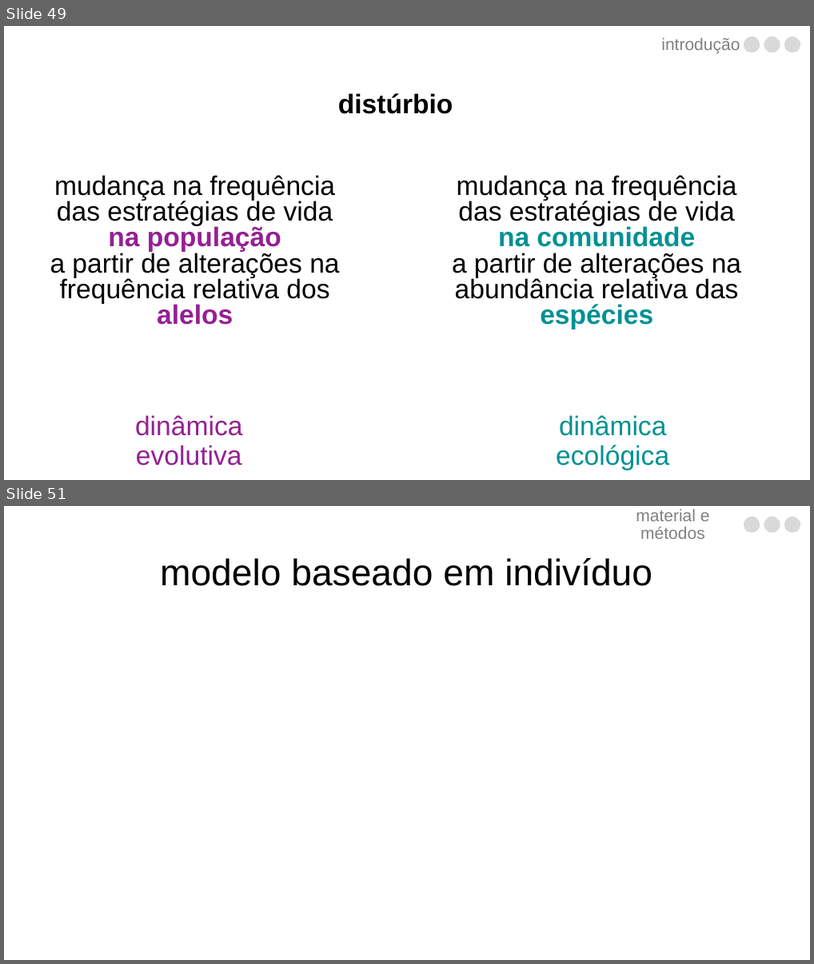
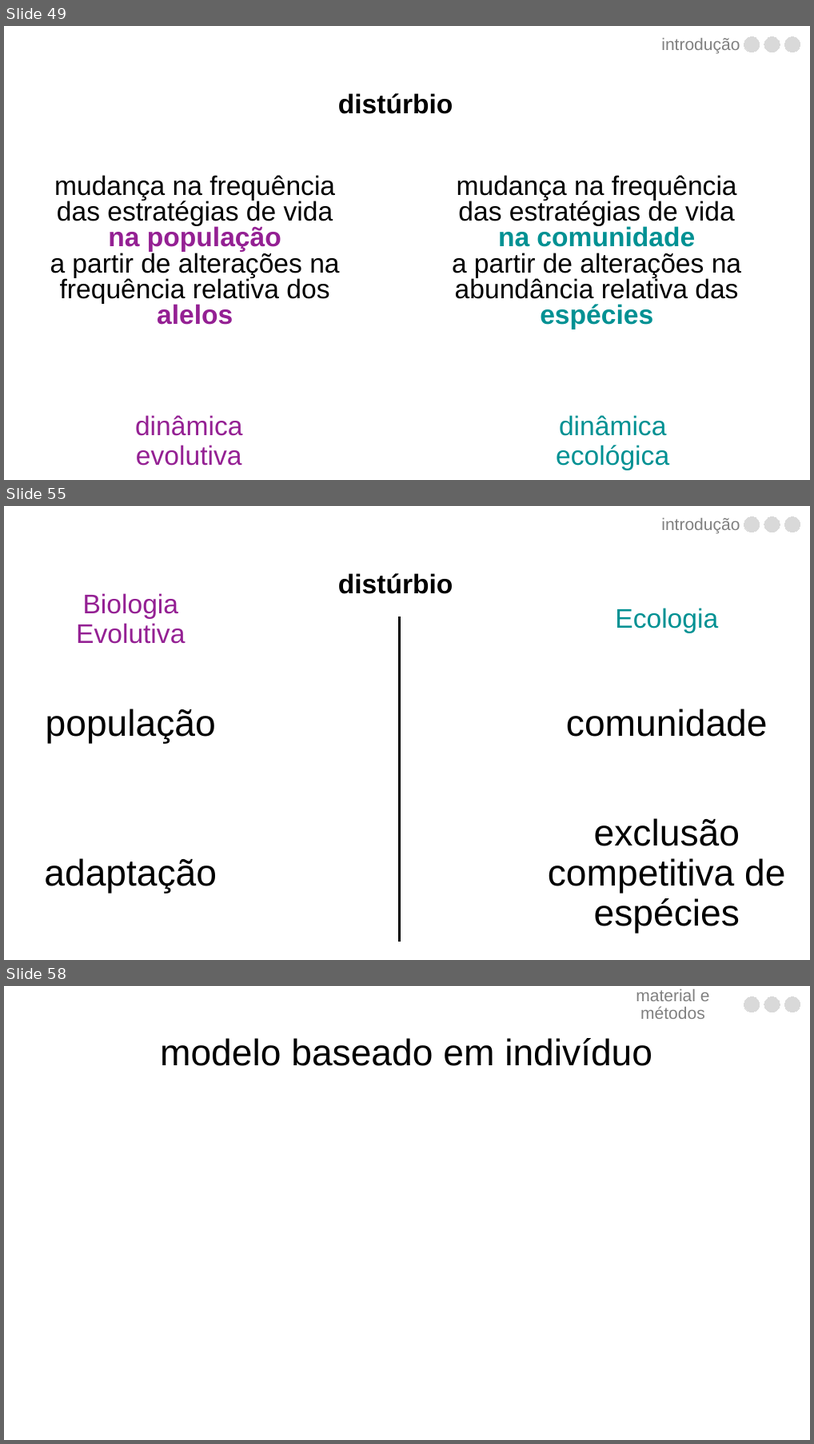
Before and after one commit to luisanovara/dissertacao, a slide deck: DEFESA.pptx. Shown one above the other, each under a label of ours: slides 49 and 51 before the commit, slides 49, 55 and 58 after it; the slides between them are not shown. The pictures are 814x964 and 814x1444 pixels, drawn with LibreOffice and Linux fonts; fonts in the diff are those of the drawing. Boxes give left, top, right and bottom in pixels: in the first picture for what was removed or moved away, otherwise in the second. Text is boxed around its words. In the diff, an @@ line names an element or a change of style, - is before the commit and + after.

```diff
--- a/DEFESA.pptx
+++ b/DEFESA.pptx
@@ slide 55 added at bbox=[4, 506, 810, 960], background #FFFFFF @@
@@ text added at bbox=[662, 518, 740, 534], 20 pt, text #808080 @@
+introdução
@@ freeform shape added at bbox=[745, 517, 760, 532], fill #D9D9D9, outline #D9D9D9 0 pt @@
@@ freeform shape added at bbox=[765, 517, 781, 532], fill #D9D9D9, outline #D9D9D9 0 pt @@
@@ freeform shape added at bbox=[785, 517, 801, 532], fill #D9D9D9, outline #D9D9D9 0 pt @@
@@ text added at bbox=[338, 573, 454, 594], 32 pt, text #000000, bold @@
+distúrbio
@@ text added at bbox=[76, 593, 185, 644], 32 pt, text #942093 @@
+Biologia Evolutiva
@@ line added from (400, 616) to (400, 941), #000000 2.25 pt @@
@@ text added at bbox=[615, 608, 718, 633], 32 pt, text #009193 @@
+Ecologia
@@ text added at bbox=[46, 708, 216, 743], 44 pt, text #000000 @@
+população
@@ text added at bbox=[566, 708, 768, 736], 44 pt, text #000000 @@
+comunidade
@@ text added at bbox=[548, 818, 786, 932], 44 pt, text #000000 @@
+exclusão competitiva de espécies
@@ text added at bbox=[44, 858, 217, 893], 44 pt, text #000000 @@
+adaptação
@@ what was slide 51 is now slide 58 @@
```
Also in this commit, not shown: 1 slide changed, 6 other slides added.
